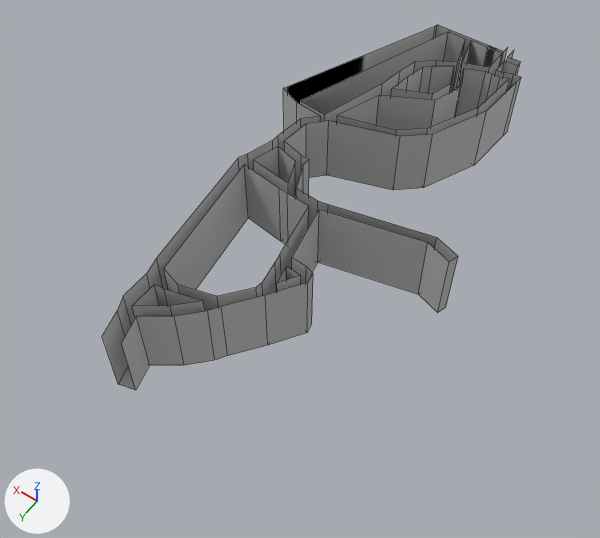
An edit to the FBX model Profundum/Assets/Sections/Vents.fbx, drawn before and after from the same camera.
Camera for both pictures: a camera (50 mm lens) standing at (-79.8, 226.5, 198.9) and looking at (13.7, 95.7, -6.7). Every picture has the same lights, and +X, +Y and +Z are marked at lower left. Mesh edges are drawn as thin lines. Where no turn or scale is listed for an object, it has been applied to the vertices.

Script lines for the objects in view, before the commit:
```python
me_mesh = bpy.data.meshes.new('Mesh')
me_mesh.from_pydata(...)  # 226 vertices, 174 faces; spans x -29.0..50.0, y -2.0..161.0, z 1.0..25.0
me_mesh.materials.append(mat_lambert1)  # grey #bcbcbc
ob_pplane2 = bpy.data.objects.new('pPlane2', me_mesh)
ob_pplane2.location = (-3.6, 0.8, 0.0)
```
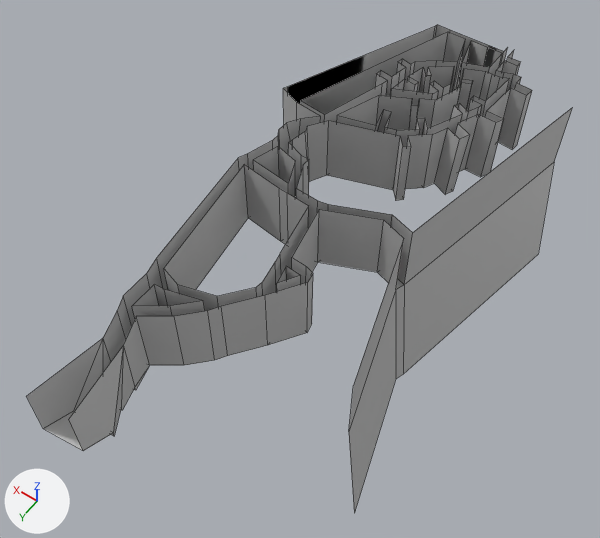
Location of each change, [x1, y1, x2, y2] in pixels of the pictures (600 x 538 px):
'pPlane2', reshaped (30% wider, 34% taller): before [102, 25, 521, 390]; after [26, 25, 572, 513]
part 1 of me_mesh, built on: before [102, 62, 521, 389]; after [26, 59, 572, 513]

Diff of the bpy script that builds the scene:
```diff
--- a/Profundum/Assets/Sections/Vents.fbx.py
+++ b/Profundum/Assets/Sections/Vents.fbx.py
@@ me_mesh @@
 # used by ob_pplane2; location = (-3.6, 0.8, 0.0)
-me_mesh.from_pydata(...)  # 226 vertices, 174 faces; spans x -29.0..50.0, y -2.0..161.0, z 1.0..25.0
+me_mesh.from_pydata(...)  # 364 vertices, 270 faces; spans x -35.0..50.0, y -2.0..183.0, z -42.0..25.0
+# me_mesh part 1
+# 2 vertices are removed from x 25.0..31.0, y 160.0..161.0, z 25.0
+# 29 faces are deleted
+# 8 vertices in x -29.0..-20.0, y 84.0..90.0, z 1.0..25.0 move by (14.0, 0.0, 0.0)
+# 8 vertices move from x -9.0..37.0, y 12.0..78.0, z 1.0..25.0 to x -9.0..39.0, y 13.0..78.0, z 1.0..25.0
+# 126 vertices are added at x -35.0..39.0, y 13.0..183.0, z -42.0..25.0
+# 14 new vertices lie (0.0, 0.0, 24.0) away from vertices in x -29.0..29.0, y 13.0..137.0, z 1.0
+# 125 new faces join them
 me_mesh.materials.append(mat_lambert1)
```
